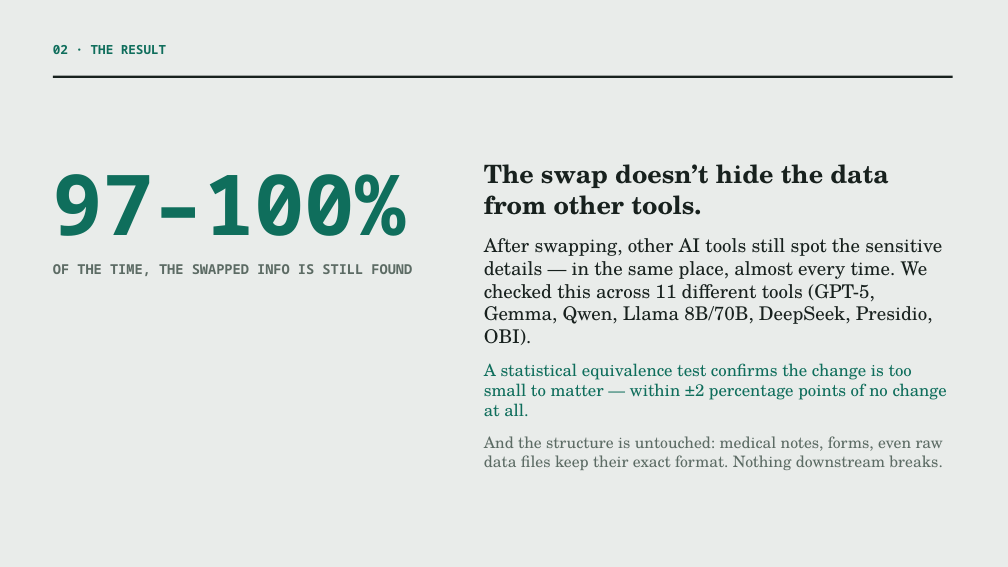
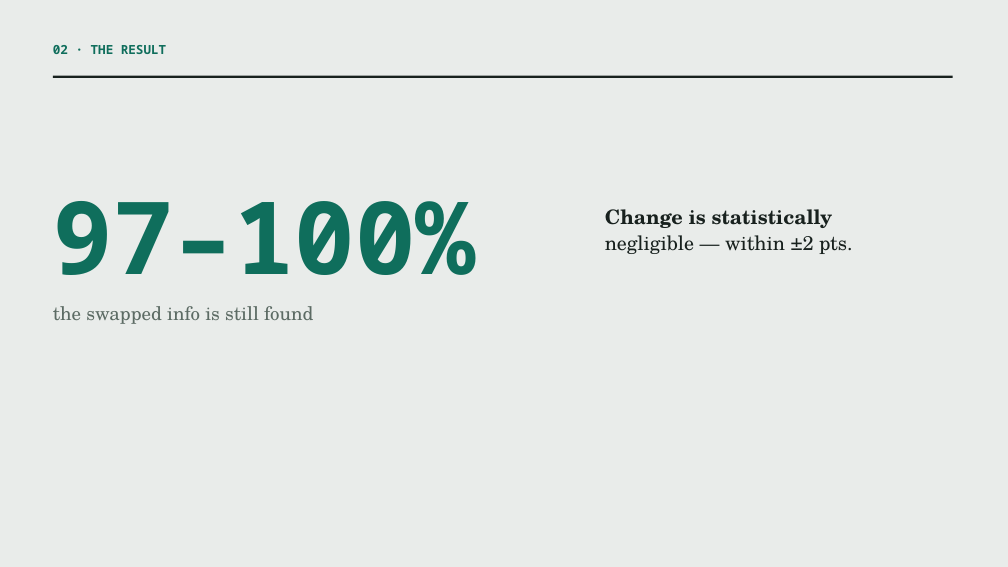
Before and after one commit to Custodian-Labs/guardian-layer-phi-benchmark, a slide deck: slide 3 of docs/guardian_layer_deck.pptx. Drawn at 1008x567 pixels with LibreOffice and Linux fonts; fonts in the diff are those of the drawing. Boxes give left, top, right and bottom in pixels: in the first picture for what was removed or moved away, otherwise in the second. Text is boxed around its words. In the diff, an @@ line names an element or a change of style, - is before the commit and + after.

Commit message:
Decks: minimal redesign — big numbers, one example per slide, no paragraphs
Stripped all multi-sentence prose. Each slide now carries a headline number/
phrase plus at most one before->after example. External 5 slides, internal 6;
ZH PDFs mirror. Fixed big-number/subtitle overlap in the PDF layout.

```diff
--- a/docs/guardian_layer_deck.pptx
+++ b/docs/guardian_layer_deck.pptx
@@ text "97–100%": place and size @@
-text "97–100%" at bbox=[53, 174, 412, 276]
+text "97–100%" at bbox=[53, 201, 476, 324]
@@ text at bbox=[53, 201, 476, 275]: size 80 to 96 pt in "97–100%"; less space between paragraphs @@
@@ text at bbox=[605, 209, 853, 254]: text changed; size 18 to 19 pt @@
-The swap doesn’t hide the data from other tools.
-After swapping, other AI tools still spot the sensitive details — in the same place, almost every time. We checked this across 11 different tools (GPT-5, Gemma, Qwen, Llama 8B/70B, DeepSeek, Presidio, OBI).
-A statistical equivalence test confirms the change is too small to matter — within ±2 percentage points of no change at all.
-And the structure is untouched: medical notes, forms, even raw data files keep their exact format. Nothing downstream breaks.
+Change is statistically
+negligible — within ±2 pts.
@@ text at bbox=[53, 306, 313, 324]: text changed; size 13 to 18 pt; font Noto Sans Mono to TeX Gyre Schola; bold off @@
-OF THE TIME, THE SWAPPED INFO IS STILL FOUND
+the swapped info is still found
```
Also in this commit, not shown: 3 other slides changed, 1 slide added, 2 slides removed, 6 other files.
